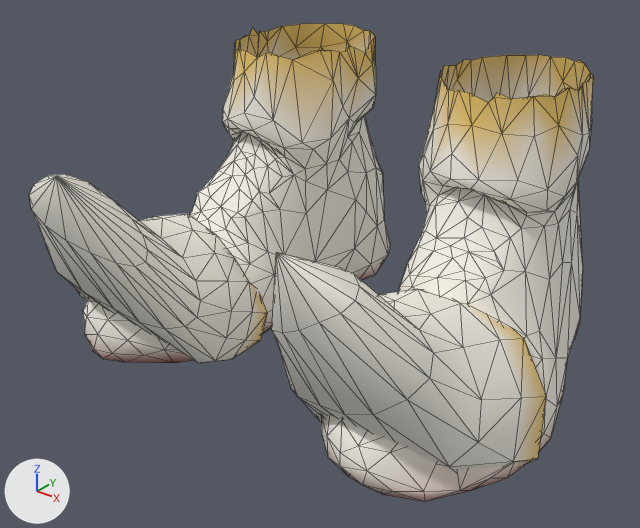
One commit to the glTF model assets_src/armor/aydor_1/cloth_b_feet.glb: the scene before it, then after it.
The view is the same before and after, from a 50 mm camera at (0.358, -0.517, 0.341) aimed at (0.002, -0.071, 0.065). Every picture has the same lights, and +X, +Y and +Z are marked at lower left. The first picture is the older version. Mesh edges are drawn as thin lines. Vertices at exactly the same position are counted once.

In view in the first picture: 'cloth_b_feet'.
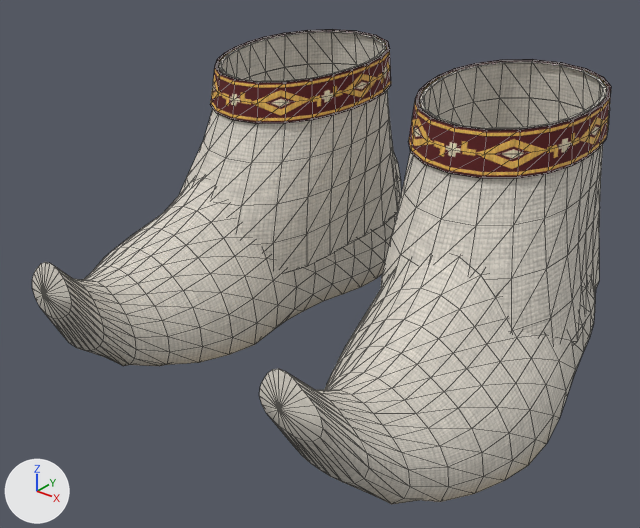
Location of each change, [x1, y1, x2, y2] in pixels of the pictures (640 x 528 px):
'cloth_b_feet', surface changed, reshaped
    before: [29, 24, 593, 501]
    after: [32, 29, 611, 504]
part 1 of me_cloth_b_feet, rebuilt
    before: [321, 55, 593, 501]
    after: [259, 257, 596, 504]
part 2 of me_cloth_b_feet, rebuilt
    before: [83, 24, 390, 363]
    after: [32, 155, 401, 366]
part 3 of me_cloth_b_feet, added
    after: [381, 61, 607, 343]
part 4 of me_cloth_b_feet, added
    after: [179, 31, 399, 273]
part 5 of me_cloth_b_feet, added
    after: [408, 59, 611, 178]
part 6 of me_cloth_b_feet, added
    after: [210, 29, 391, 124]
part 7 of me_cloth_b_feet, deleted
    before: [29, 174, 267, 363]
part 8 of me_cloth_b_feet, deleted
    before: [272, 252, 546, 472]

The change, as a diff of the scene's bpy script:
```diff
--- a/assets_src/armor/aydor_1/cloth_b_feet.glb.py
+++ b/assets_src/armor/aydor_1/cloth_b_feet.glb.py
@@ img_band_n_png @@
+img_band_n_png = load_image('band_n.png', '../textures/band_n.png', 256, 128, 'Non-Color')
@@ img_band_c_png @@
+img_band_c_png = load_image('band_c.png', '../textures/band_c.png', 256, 128, 'sRGB')
@@ img_band_orm_png @@
+img_band_orm_png = load_image('band_orm.png', '../textures/band_orm.png', 256, 128, 'Non-Color')
@@ img_cloth_orm_png @@
+img_cloth_orm_png = load_image('cloth_orm.png', '../textures/cloth_orm.png', 256, 256, 'Non-Color')
@@ img_cloth_c_png @@
+img_cloth_c_png = load_image('cloth_c.png', '../textures/cloth_c.png', 256, 256, 'sRGB')
@@ img_cloth_n_png @@
+img_cloth_n_png = load_image('cloth_n.png', '../textures/cloth_n.png', 256, 256, 'Non-Color')
@@ mat_cloth @@
 mat_cloth = bpy.data.materials.new('cloth')
-# nodes: BsdfPrincipled, OutputMaterial, VertexColor
+# nodes: BsdfPrincipled, Mix, NormalMap, OutputMaterial, SeparateColor, TexImage x3, VertexColor
+# uses the picture img_cloth_c_png
+# uses the picture img_cloth_n_png
+# uses the picture img_cloth_orm_png
@@ mat_band @@
+mat_band = bpy.data.materials.new('band')
+# uses the picture img_band_c_png
+# uses the picture img_band_n_png
+# uses the picture img_band_orm_png
@@ me_cloth_b_feet @@
 # used by ob_cloth_b_feet; location = (0.0, 0.0, 0.0)
-me_cloth_b_feet.from_pydata(...)  # 884 vertices, 1652 faces; spans x -0.187..0.188, y -0.219..0.112, z -0.011..0.2
+me_cloth_b_feet.from_pydata(...)  # 1344 vertices, 2504 faces; spans x -0.186..0.187, y -0.23..0.123, z -0.011..0.191
+# me_cloth_b_feet part 1: the loose piece of 353 vertices spanning x 0.038..0.188, y -0.183..0.111, z -0.011..0.199 is rebuilt with 386 vertices and now spans x 0.031..0.187, y -0.23..0.122, z -0.011..0.137
+# me_cloth_b_feet part 2: the loose piece of 337 vertices spanning x -0.184..-0.035, y -0.184..0.112, z -0.011..0.2 is rebuilt with 386 vertices and now spans x -0.186..-0.029, y -0.23..0.123, z -0.011..0.136
+# me_cloth_b_feet part 3: a new loose piece of 176 vertices spanning x 0.028..0.176, y -0.101..0.116, z 0.034..0.19, in mat_cloth
+# me_cloth_b_feet part 4: a new loose piece of 176 vertices spanning x -0.178..-0.026, y -0.1..0.119, z 0.034..0.19, in mat_cloth
+# me_cloth_b_feet part 5: a new loose piece of 110 vertices spanning x 0.03..0.155, y -0.057..0.101, z 0.149..0.191, in mat_band
+# me_cloth_b_feet part 6: a new loose piece of 110 vertices spanning x -0.155..-0.028, y -0.058..0.1, z 0.149..0.191, in mat_band
+# me_cloth_b_feet part 7: the loose piece of 97 vertices spanning x -0.187..-0.038, y -0.219..-0.061, z -0.011..0.152 is deleted
+# me_cloth_b_feet part 8
+# 97 vertices are removed from x 0.038..0.188, y -0.219..-0.055, z -0.011..0.153
+# 176 faces are deleted
 me_cloth_b_feet.materials.append(mat_cloth)
+me_cloth_b_feet.materials.append(mat_band)
```
